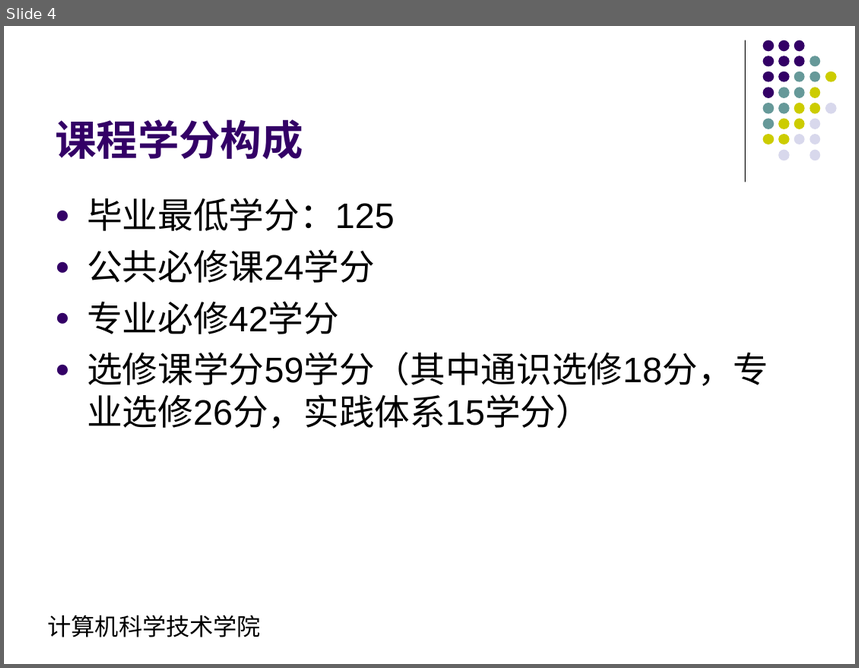
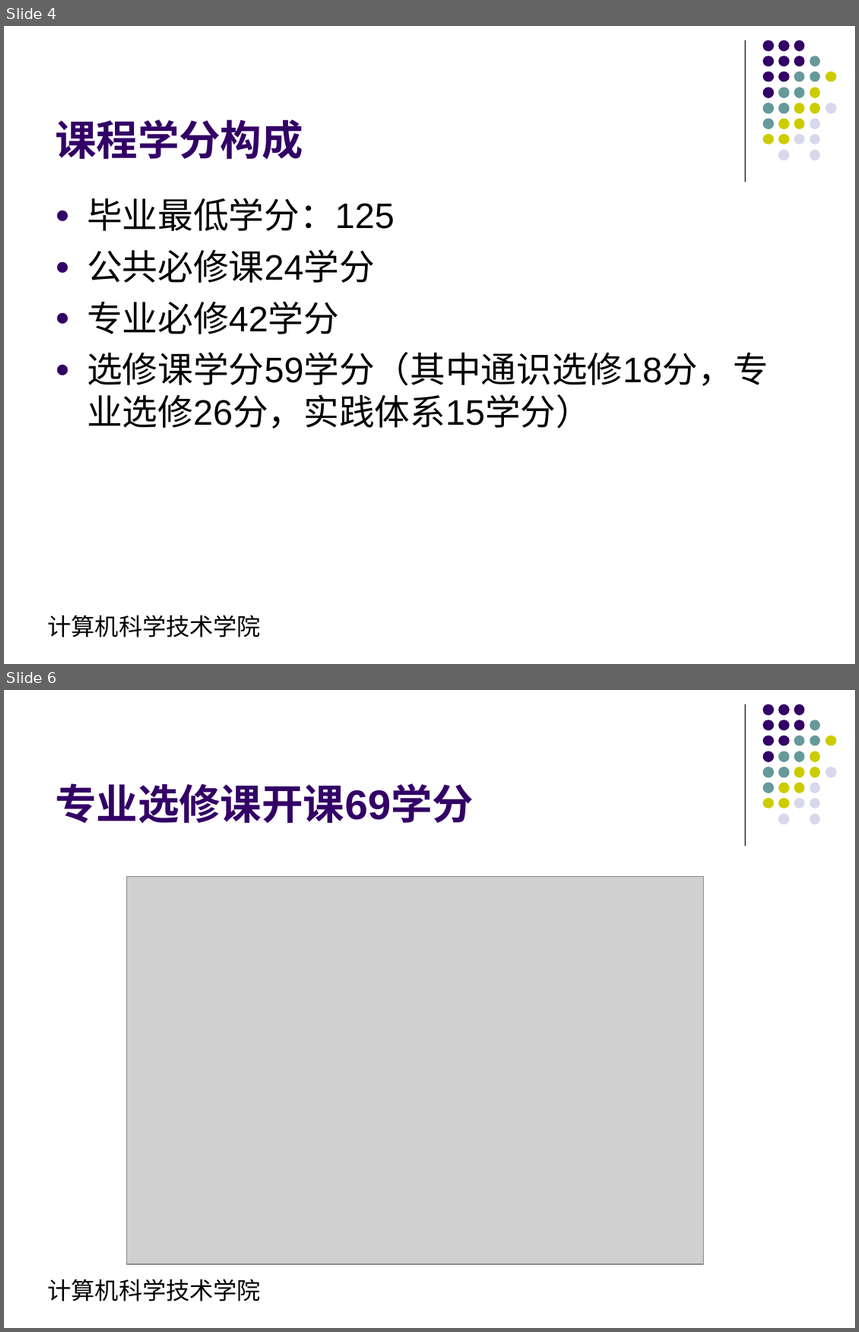
Before and after one commit to ciecclm/2016-, a slide deck: 网络编程培养方案汇报.ppt. Shown one above the other, each under a label of ours: slide 4 before the commit, slides 4 and 6 after it; the slides between them are not shown. The pictures are 859x668 and 859x1332 pixels, drawn with LibreOffice and Linux fonts; fonts in the diff are those of the drawing; grey boxes stand for pictures. Boxes give left, top, right and bottom in pixels: in the first picture for what was removed or moved away, otherwise in the second. Text is boxed around its words. In the diff, an @@ line names an element or a change of style, - is before the commit and + after.

```diff
--- a/网络编程培养方案汇报.ppt
+++ b/网络编程培养方案汇报.ppt
@@ slide 6 added at [4,690,855,1328], background #FFFFFF; not listed: 33 template elements that a slide beside it also shows @@
@@ title added at [55,783,474,823], 35 pt, text #330066, bold @@
+专业选修课开课69学分
@@ picture added at [126,876,704,1265] @@
```
Also in this commit, not shown: 5 slides changed, 2 other slides added, 1 slide removed, 1 other file.
